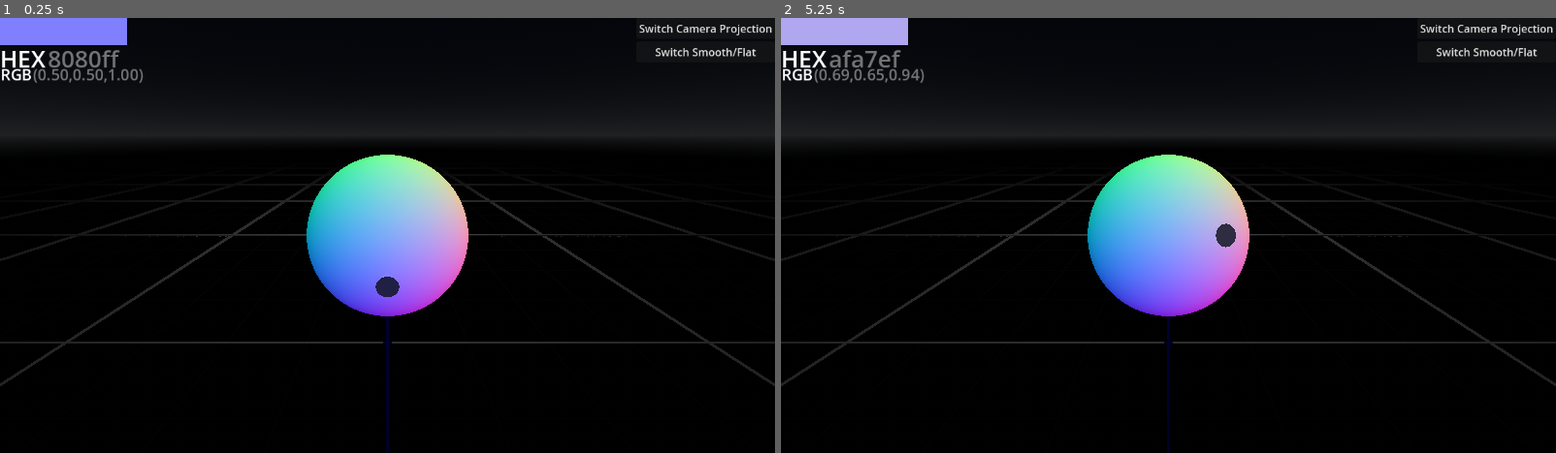
Above: before the commit, frames 1-2 (left to right).
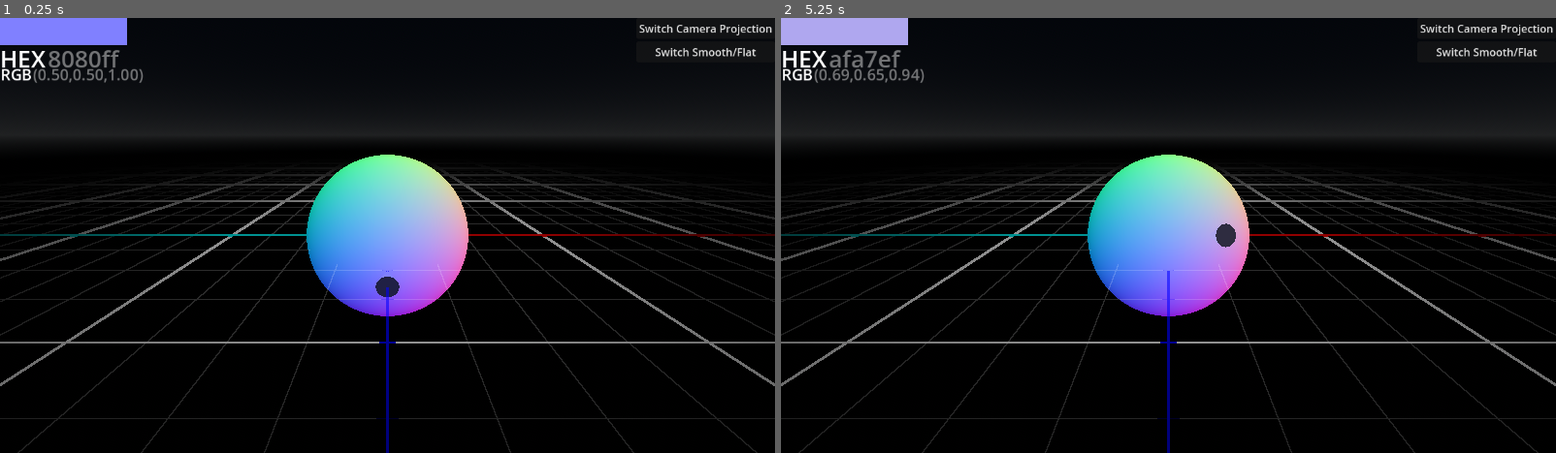
Above: after the commit, the same moments.

Repository: awardell/NormalPicker
Game: Godot game, scene res://normal_color.tscn
Two runs of this game, one before a commit and one after it. Both use one fixed random seed, a clock stepped at 60 frames per second and the inputs below.
Inputs (mouse positions are in pixels of both pictures, inside the frame that each line leads up to):
- Up to frame 1 (0.25 s): no input
- Up to frame 2 (5.25 s): tap Enter at 0.5, 2, 3.5 s; move the mouse to (1339, 213) at 0.52 s; click (1339, 213) at 0.67 s; tap Space at 1.25, 2.75, 4.25 s; move the mouse to (1013, 257) at 1.27 s; click (1013, 257) at 1.42 s; move the mouse to (1246, 139) at 2.02 s; click (1246, 139) at 2.17 s; move the mouse to (1129, 322) at 2.77 s; click (1129, 322) at 2.92 s; move the mouse to (1401, 300) at 3.52 s; click (1401, 300) at 3.67 s; move the mouse to (936, 170) at 4.27 s; click (936, 170) at 4.42 s; move the mouse to (1207, 235) at 5.02 s; click (1207, 235) at 5.17 s

The runs differ from the first frame. In frame 1, 4.7% of the frame differs, in the area x 0-100%, y 35-100%; in frame 2, 4.8%.

Commit message:
web version

Diff:
--- a/camera_pivot.gd
+++ b/camera_pivot.gd
@@ -66,6 +66,5 @@
 	var d := 0.2
 	$Camera3D.projection = Camera3D.PROJECTION_PERSPECTIVE
 	t.tween_property(self, "quaternion", start_rot, d)
-	t.parallel().tween_property($Camera3D/grid, "modulate", Color.WHITE, d)
 	await t.finished
 	state = PERSPECTIVE
--- /dev/null
+++ b/grid_web.tres
@@ -0,0 +1,63 @@
+[gd_resource type="Shader" format=3 uid="uid://0krdi8i5i0v6"]
+
+[resource]
+code = "shader_type spatial;
+render_mode blend_mix, unshaded, cull_disabled;
+
+uniform vec4 gridColor: source_color;
+uniform float fadeStart = 0.0;
+uniform float fadeEnd = 10.0;
+uniform float unitSize = 1.0;
+uniform int subdivisions: hint_range(1, 10) = 5;
+uniform float majorLineThickness = 2.0;
+uniform float minorLineThickness = 1.0;
+uniform float minorLineAlpha: hint_range(0.0, 1.0) = .3;
+
+// calculate line mask, usning a bit of fwidth() magic to make line width not affected by perspective
+float grid(vec2 pos, float unit, float thickness){
+	vec2 threshold = fwidth(pos) * thickness * .5 / unit;
+	vec2 posWrapped = pos / unit;
+	vec2 line = step(fract(-posWrapped), threshold) + step(fract(posWrapped), threshold);
+	return max(line.x, line.y);
+}
+
+vec3 paint_axis(vec3 col, vec2 f){
+	vec3 sub =
+		step(abs(f.y), 0.025) *
+			(step(0., f.x) * vec3(0.,1.,1.) +
+			 step(f.x, 0.) * vec3(1.,0.,0.)) +
+		step(abs(f.x), 0.025) *
+			(step(0., f.y) * vec3(1.,1.,0.) +
+			 step(f.y, 0.) * vec3(0.,0.,1.));
+	return col - sub;
+}
+
+varying vec3 posWorld;
+void vertex() {
+	posWorld = (vec4(VERTEX, 1.) * MODEL_MATRIX).rgb;
+}
+
+void fragment() {
+	// grid
+	float line = grid(posWorld.xz, unitSize, majorLineThickness);
+	line += grid(posWorld.xz, unitSize / float(subdivisions), minorLineThickness) * minorLineAlpha;
+	line = clamp(line, 0.0, 1.0);
+
+	// distance fade factor
+	float fadeFactor = 1.0 - clamp((distance(posWorld.xz, vec2(.0)) - fadeStart) / (fadeEnd - fadeStart), 0.0, 1.0);
+	fadeFactor = fadeFactor * fadeFactor * fadeFactor * fadeFactor * fadeFactor;
+
+	// final alpha
+	float alphaGrid = line * gridColor.a;
+	ALPHA = clamp(alphaGrid, 0.0, 1.0) * fadeFactor * COLOR.a;
+	// eliminate grid above the horizon
+	//ALPHA *= step(t, 0.0);
+
+	vec3 color = gridColor.rgb;
+	color = paint_axis(color, posWorld.xz);
+
+	// final color (premultiplied alpha blend)
+	ALBEDO = color;
+
+}
+"
--- a/normal_color.tscn
+++ b/normal_color.tscn
@@ -1,12 +1,26 @@
 [gd_scene load_steps=20 format=3 uid="uid://c1fu68v3wu72a"]
 
+[ext_resource type="Shader" uid="uid://0krdi8i5i0v6" path="res://grid_web.tres" id="1_4oxaf"]
 [ext_resource type="Shader" uid="uid://cyeai3wtgkjbj" path="res://normal_color_flat.tres" id="1_5vy62"]
 [ext_resource type="Shader" path="res://normal_color.gdshader" id="1_wydpf"]
 [ext_resource type="Script" path="res://color_from_rot.gd" id="2_ktw4g"]
 [ext_resource type="Shader" path="res://picked_color.gdshader" id="3_npew3"]
 [ext_resource type="Script" path="res://camera_pivot.gd" id="4_8u2f7"]
-[ext_resource type="Shader" uid="uid://dy5n42o7uq0gu" path="res://grid.tres" id="5_wy2ei"]
-[ext_resource type="Texture2D" uid="uid://c8haskaycwcva" path="res://icon.png" id="6_bov46"]
+
+[sub_resource type="ShaderMaterial" id="ShaderMaterial_dcu7g"]
+render_priority = 0
+shader = ExtResource("1_4oxaf")
+shader_parameter/gridColor = Color(1, 1, 1, 0.568627)
+shader_parameter/fadeStart = 1.0
+shader_parameter/fadeEnd = 10.0
+shader_parameter/unitSize = 1.0
+shader_parameter/subdivisions = 4
+shader_parameter/majorLineThickness = 2.0
+shader_parameter/minorLineThickness = 1.0
+shader_parameter/minorLineAlpha = 0.3
+
+[sub_resource type="PlaneMesh" id="PlaneMesh_3i05p"]
+size = Vector2(100, 100)
 
 [sub_resource type="ShaderMaterial" id="ShaderMaterial_6hfka"]
 render_priority = 0
@@ -58,20 +72,11 @@
 ambient_light_source = 1
 reflected_light_source = 1
 
-[sub_resource type="ShaderMaterial" id="ShaderMaterial_ms54o"]
-render_priority = 0
-shader = ExtResource("5_wy2ei")
-shader_parameter/gridColor = Color(1, 1, 1, 0.541176)
-shader_parameter/checkerColor = Color(0, 0, 0.0392157, 0)
-shader_parameter/fadeStart = 0.1
-shader_parameter/fadeEnd = 10.0
-shader_parameter/unitSize = 1.0
-shader_parameter/subdivisions = 4
-shader_parameter/majorLineThickness = 2.0
-shader_parameter/minorLineThickness = 1.0
-shader_parameter/minorLineAlpha = 0.253
-
 [node name="root" type="Node3D"]
+
+[node name="grid_web" type="MeshInstance3D" parent="."]
+material_override = SubResource("ShaderMaterial_dcu7g")
+mesh = SubResource("PlaneMesh_3i05p")
 
 [node name="sphere_flat" type="MeshInstance3D" parent="."]
 unique_name_in_owner = true
@@ -121,11 +126,6 @@
 transform = Transform3D(1, 0, 0, 0, 1, 0, 0, 0, 1, 0, 0, 1.82478)
 current = true
 size = 1.2
-
-[node name="grid" type="Sprite3D" parent="camera_pivot/Camera3D"]
-transform = Transform3D(2.43802, 0, 0, 0, 1.75959, -2.98023e-08, 0, 0, 1, 0, -1.19209e-07, -0.904794)
-material_override = SubResource("ShaderMaterial_ms54o")
-texture = ExtResource("6_bov46")
 
 [node name="CanvasLayer" type="CanvasLayer" parent="."]
 
--- a/project.godot
+++ b/project.godot
@@ -17,4 +17,5 @@
 
 [rendering]
 
+renderer/rendering_method="gl_compatibility"
 anti_aliasing/quality/msaa_3d=1
Not shown, added: Public/.gdignore
Binary file added: Public/Index.apple-touch-icon.png
Not shown, added: Public/Index.apple-touch-icon.png.import
Binary file added: Public/Index.icon.png
Not shown, added: Public/Index.icon.png.import
Binary file added: Public/Index.png
Not shown, added: Public/Index.png.import
Not shown, added: export_presets.cfg
Not shown, added: Public/Index.audio.worklet.js
Not shown, added: Public/Index.html
Not shown, added: Public/Index.js
Not shown, added: Public/Index.pck
(and 2 more such lines)
